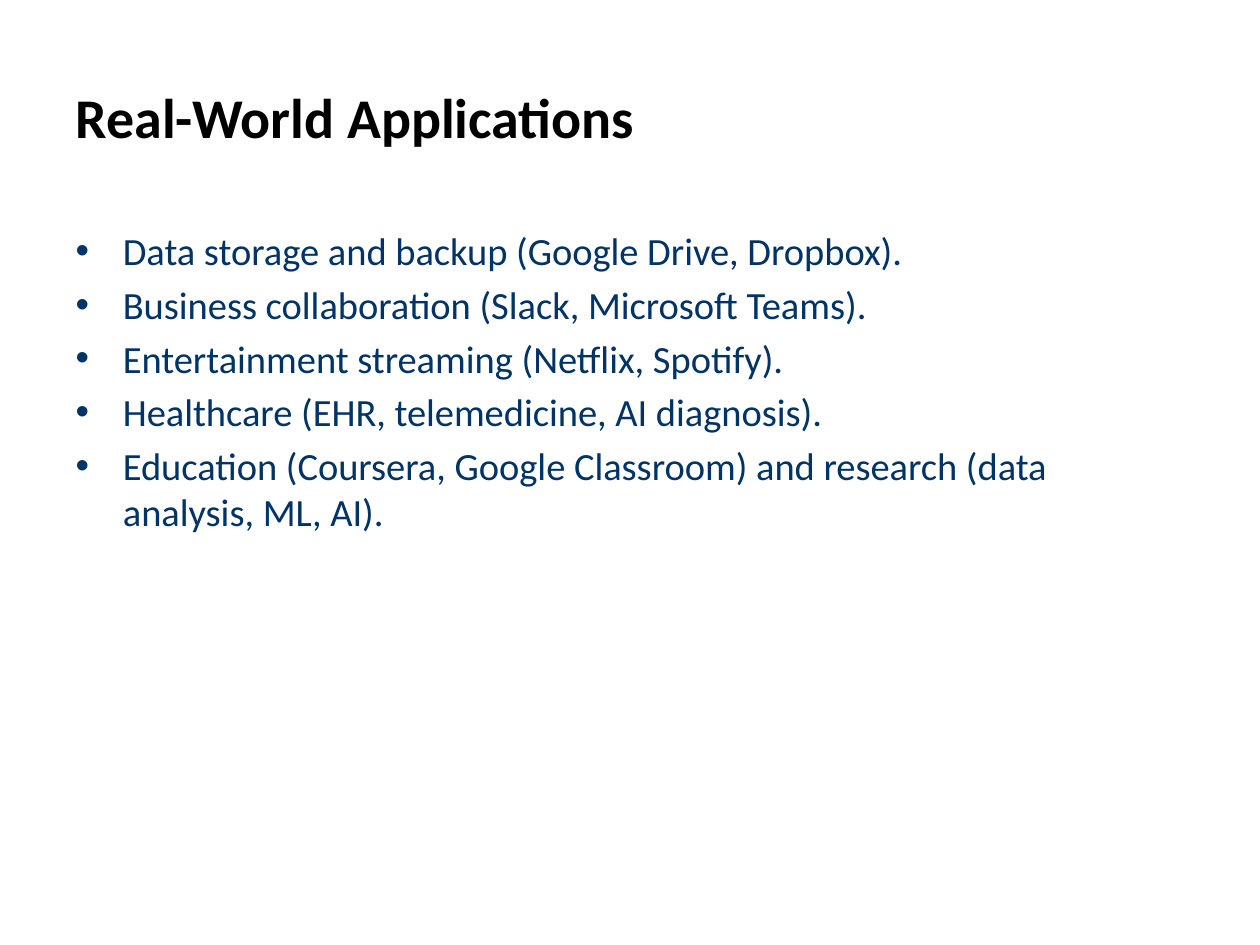
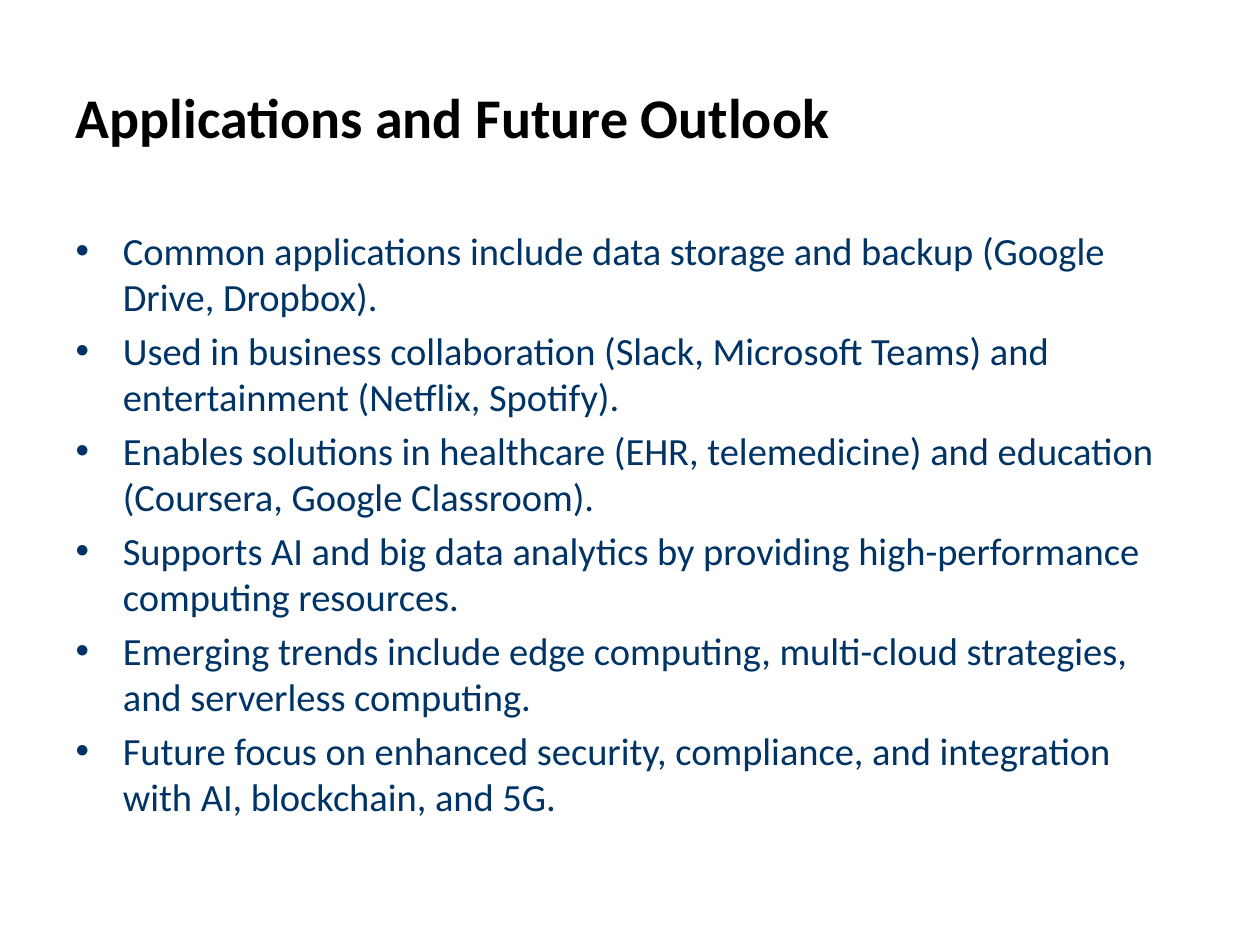
Before and after one commit to CodeByMonil/Lecture-Notes-Processor, a slide deck: slide 8 of outputs/slides/Monil_cc-lecture.pptx (slide 7 before the commit). Drawn at 1260x945 pixels with LibreOffice and Linux fonts; fonts in the diff are those of the drawing. Boxes give left, top, right and bottom in pixels: in the first picture for what was removed or moved away, otherwise in the second. Text is boxed around its words. In the diff, an @@ line names an element or a change of style, - is before the commit and + after.

```diff
--- a/outputs/slides/Monil_cc-lecture.pptx
+++ b/outputs/slides/Monil_cc-lecture.pptx
@@ title at (x1=76, y1=98, x2=829, y2=147): text changed @@
-Real-World Applications
+Applications and Future Outlook
@@ text at (x1=123, y1=237, x2=1153, y2=816): text changed @@
-• Data storage and backup (Google Drive, Dropbox).
-• Business collaboration (Slack, Microsoft Teams).
-• Entertainment streaming (Netflix, Spotify).
-• Healthcare (EHR, telemedicine, AI diagnosis).
-• Education (Coursera, Google Classroom) and research (data analysis, ML, AI).
+• Common applications include data storage and backup (Google Drive, Dropbox).
+• Used in business collaboration (Slack, Microsoft Teams) and entertainment (Netflix, Spotify).
+• Enables solutions in healthcare (EHR, telemedicine) and education (Coursera, Google Classroom).
+• Supports AI and big data analytics by providing high-performance computing resources.
+• Emerging trends include edge computing, multi-cloud strategies, and serverless computing.
+• Future focus on enhanced security, compliance, and integration with AI, blockchain, and 5G.
```
Also in this commit, not shown: 6 other slides changed, 2 slides added, 1 slide removed, 19 other files.
